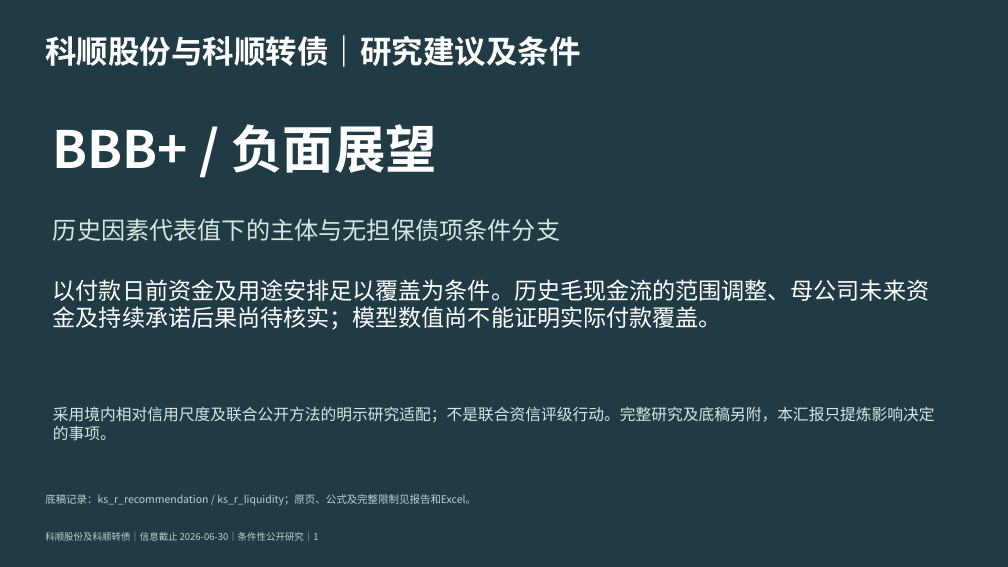
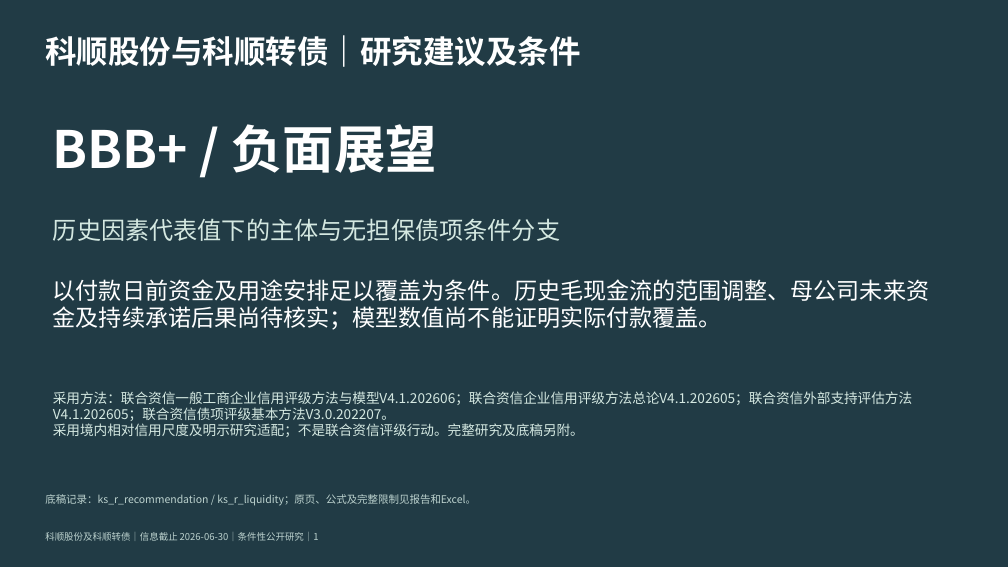
Before and after one commit to qingkongwanli0l/annual-report-analysis, a slide deck: slide 1 of examples/keshun-2025/deliverables/research-brief.pptx. Drawn at 1008x567 pixels with LibreOffice and Linux fonts; fonts in the diff are those of the drawing. Boxes give left, top, right and bottom in pixels: in the first picture for what was removed or moved away, otherwise in the second. Text is boxed around its words. In the diff, an @@ line names an element or a change of style, - is before the commit and + after.

```diff
--- a/examples/keshun-2025/deliverables/research-brief.pptx
+++ b/examples/keshun-2025/deliverables/research-brief.pptx
@@ text at <box>53,391,912,437</box>: text changed; size 15 to 13 pt @@
-采用境内相对信用尺度及联合公开方法的明示研究适配；不是联合资信评级行动。完整研究及底稿另附，本汇报只提炼影响决定的事项。
+采用方法：联合资信一般工商企业信用评级方法与模型V4.1.202606；联合资信企业信用评级方法总论V4.1.202605；联合资信外部支持评估方法V4.1.202605；联合资信债项评级基本方法V3.0.202207。
+采用境内相对信用尺度及明示研究适配；不是联合资信评级行动。完整研究及底稿另附。
```
Also in this commit, not shown: 3 other files.
